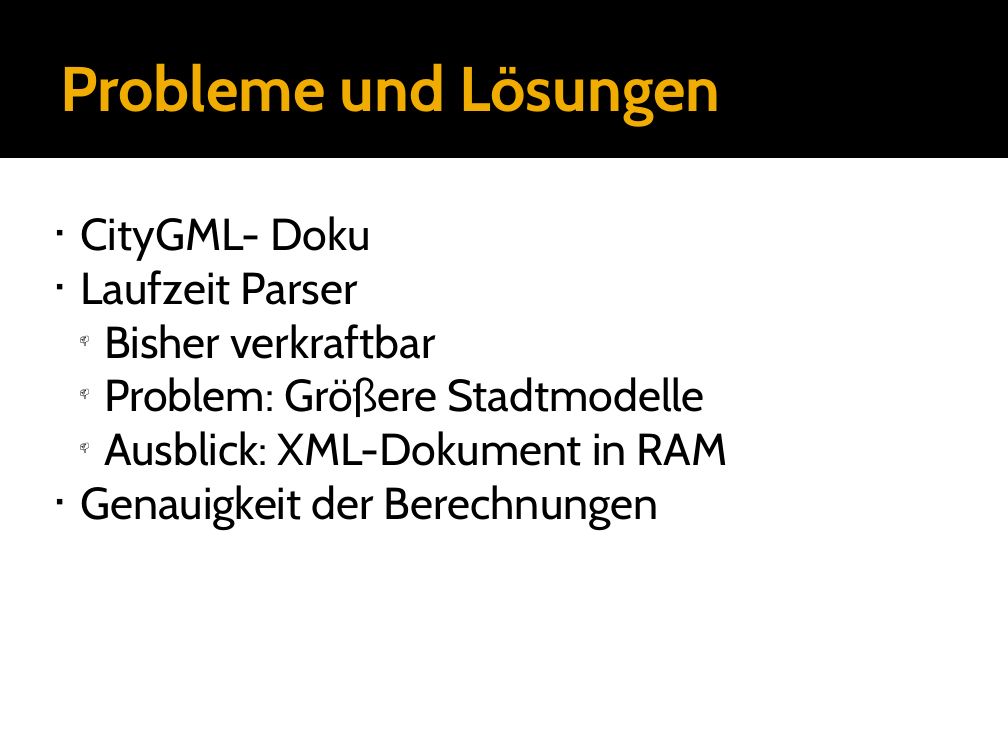
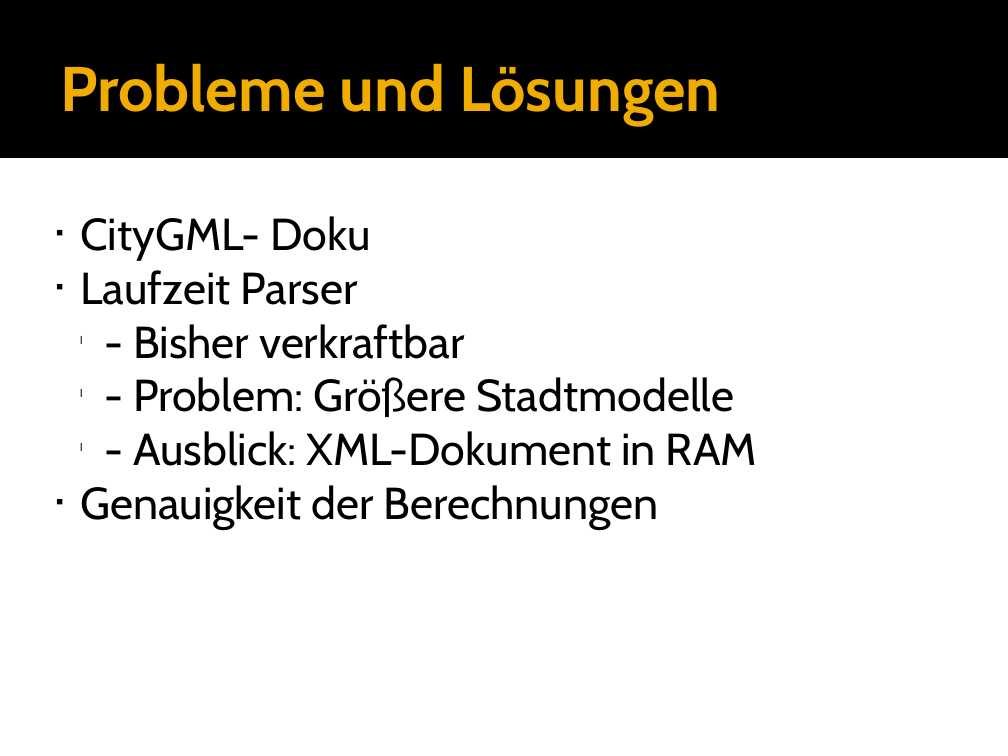
Before and after one commit to hft-swp/stuff, a slide deck: slide 11 of doku/Parser/Frank.pptx (slide 10 before the commit). Drawn at 1008x756 pixels with LibreOffice and Linux fonts; fonts in the diff are those of the drawing. Boxes give left, top, right and bottom in pixels: in the first picture for what was removed or moved away, otherwise in the second. Text is boxed around its words. In the diff, an @@ line names an element or a change of style, - is before the commit and + after.

```diff
--- a/doku/Parser/Frank.pptx
+++ b/doku/Parser/Frank.pptx
@@ text at bbox=[133, 324, 757, 466]: text changed @@
-  📫 Bisher verkraftbar
-  📫 Problem: Größere Stadtmodelle
-  📫 Ausblick: XML-Dokument in RAM
+  l - Bisher verkraftbar
+  l - Problem: Größere Stadtmodelle
+  l - Ausblick: XML-Dokument in RAM
```
Also in this commit, not shown: 7 other slides changed, 2 slides added, 1 slide removed, 1 other file.
